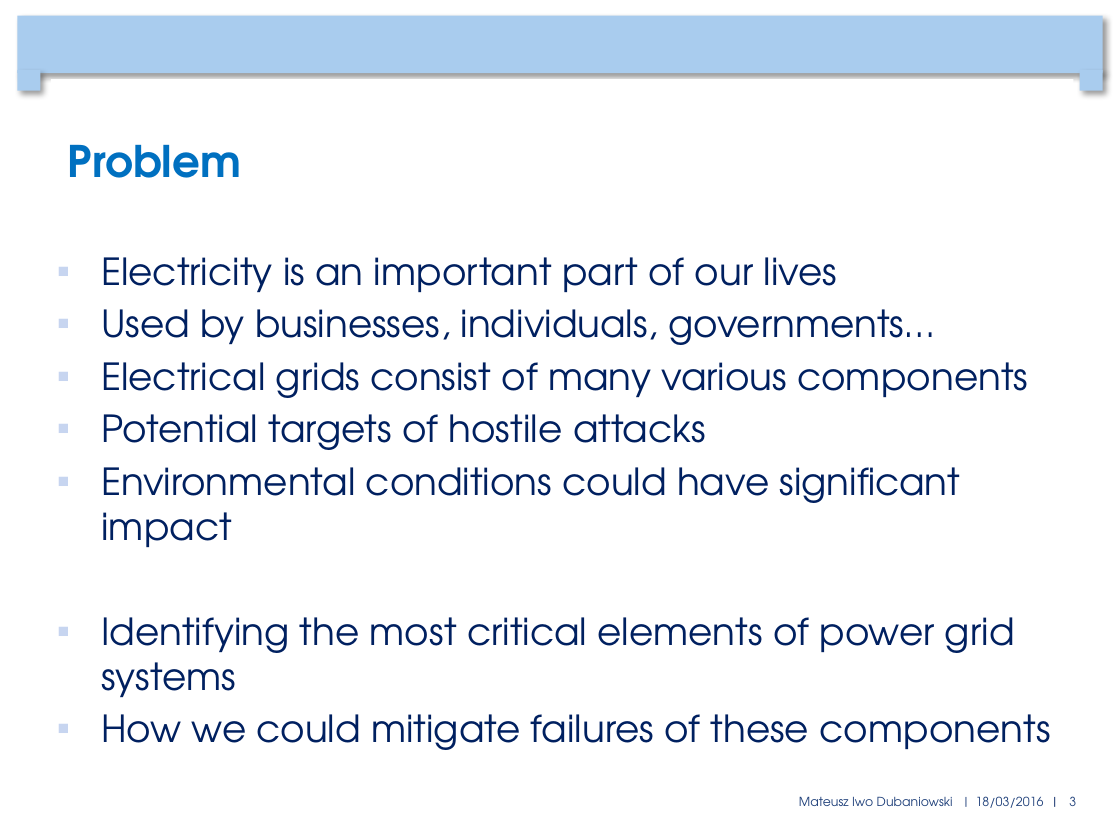
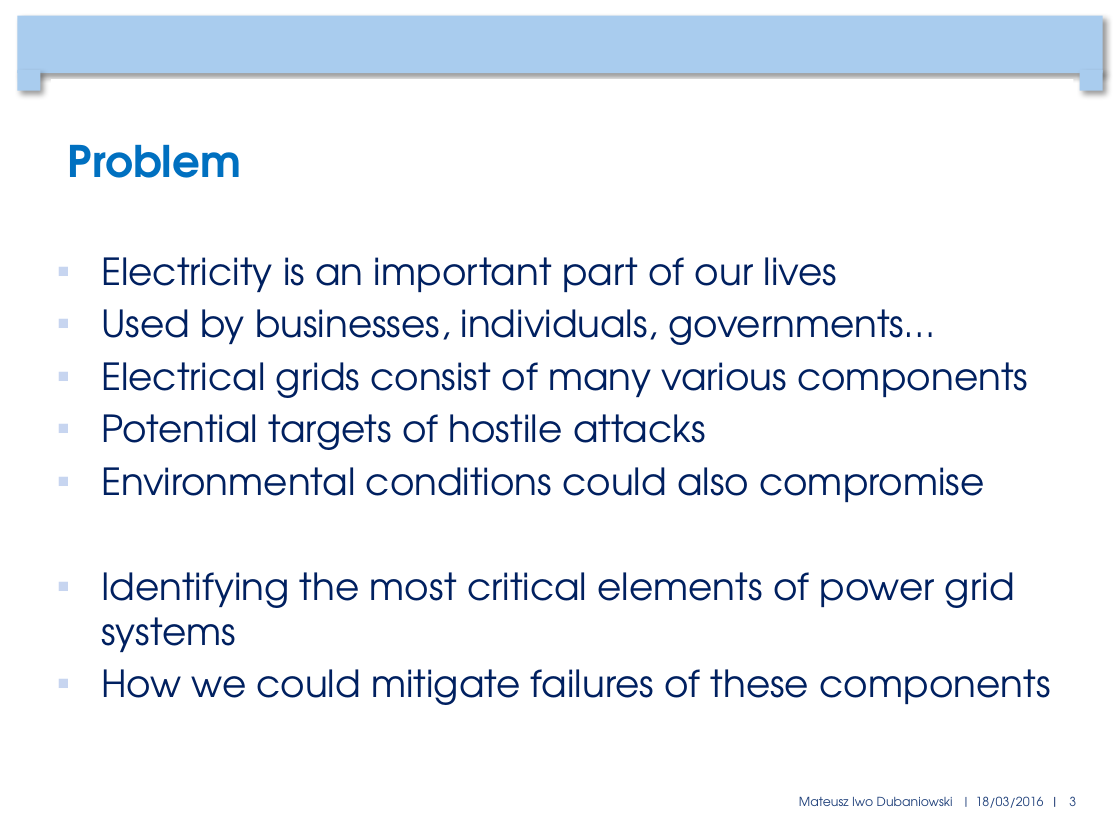
Before and after one commit to mduban/CNProject, a slide deck: slide 3 of FinalPresentation.pptx. Drawn at 1120x840 pixels with LibreOffice and Linux fonts; fonts in the diff are those of the drawing; background and template pictures are left out. Boxes give left, top, right and bottom in pixels: in the first picture for what was removed or moved away, otherwise in the second. Text is boxed around its words. In the diff, an @@ line names an element or a change of style, - is before the commit and + after.

```diff
--- a/FinalPresentation.pptx
+++ b/FinalPresentation.pptx
@@ text at (x1=101, y1=467, x2=984, y2=503): text changed @@
-▪ Environmental conditions could have significant impact
+▪ Environmental conditions could also compromise
```
Also in this commit, not shown: 6 other slides changed.
